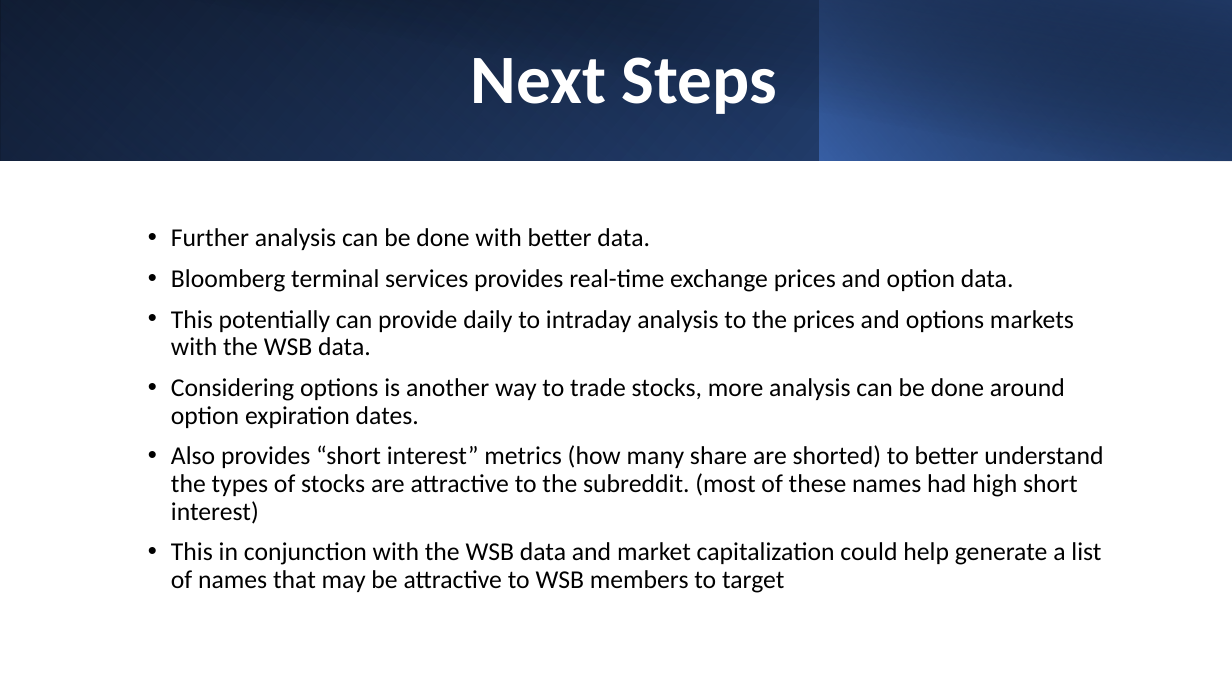
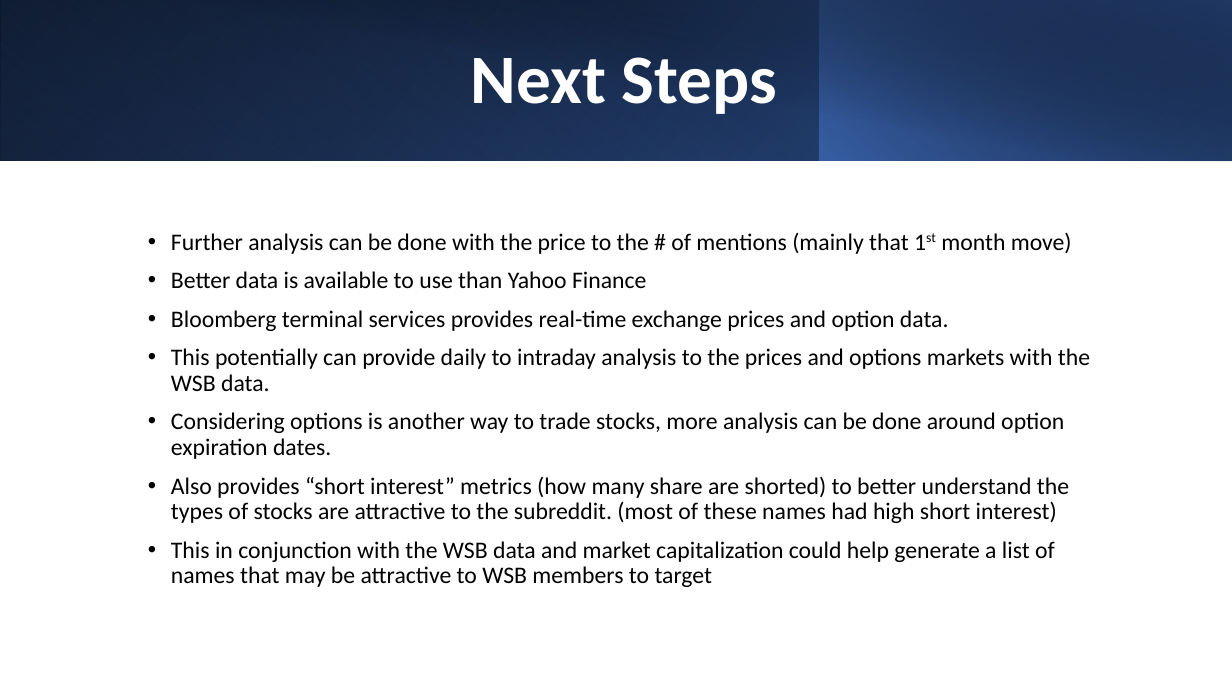
Before and after one commit to djhang99/Web-Scraping-Project-1-, a slide deck: slide 13 of WSB Presentation (NYC Data Academy).pptx. Drawn at 1232x693 pixels with LibreOffice and Linux fonts; fonts in the diff are those of the drawing. Boxes give left, top, right and bottom in pixels: in the first picture for what was removed or moved away, otherwise in the second. Text is boxed around its words. In the diff, an @@ line names an element or a change of style, - is before the commit and + after.

```diff
--- a/WSB Presentation (NYC Data Academy).pptx
+++ b/WSB Presentation (NYC Data Academy).pptx
@@ text at (171, 233, 1072, 288): text changed; size 20 to 18.5 pt @@
-• Further analysis can be done with better data.
+• Further analysis can be done with the price to the # of mentions (mainly that 1st month move)
+• Better data is available to use than Yahoo Finance
@@ text at (171, 310, 1090, 587): size 20 to 18.5 pt in "Bloomberg terminal services provides real-time exchange pric ...", "This potentially can provide daily to intraday ...", "Considering options is another way to trade ...", "Also provides “short interest” metrics (how many ..." and 1 more places @@
```
Also in this commit, not shown: 5 other slides changed, 1 other file.
